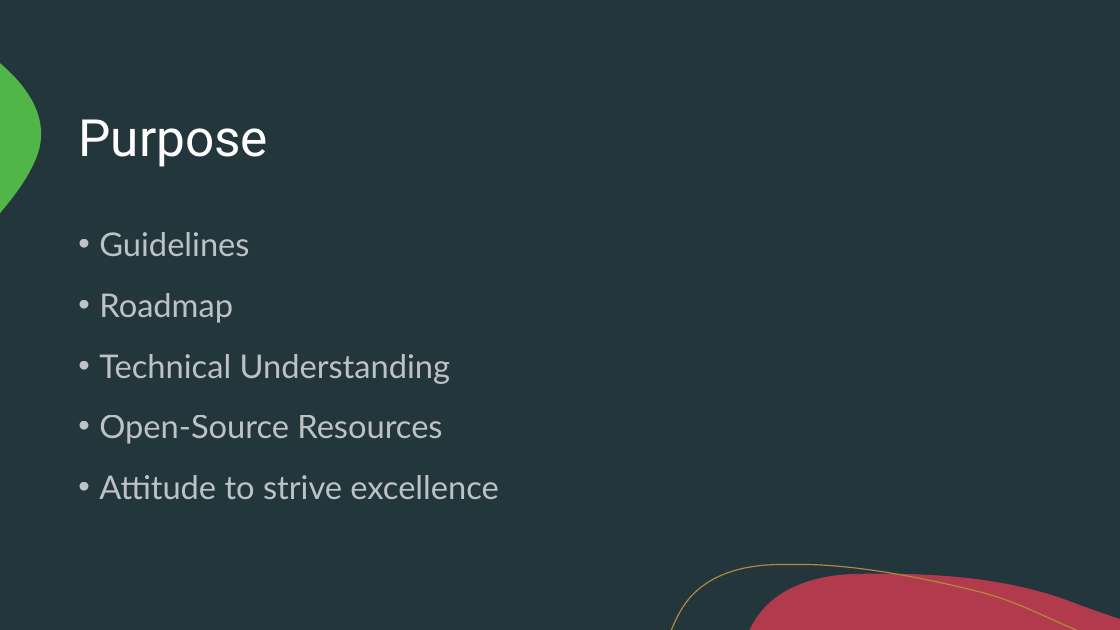
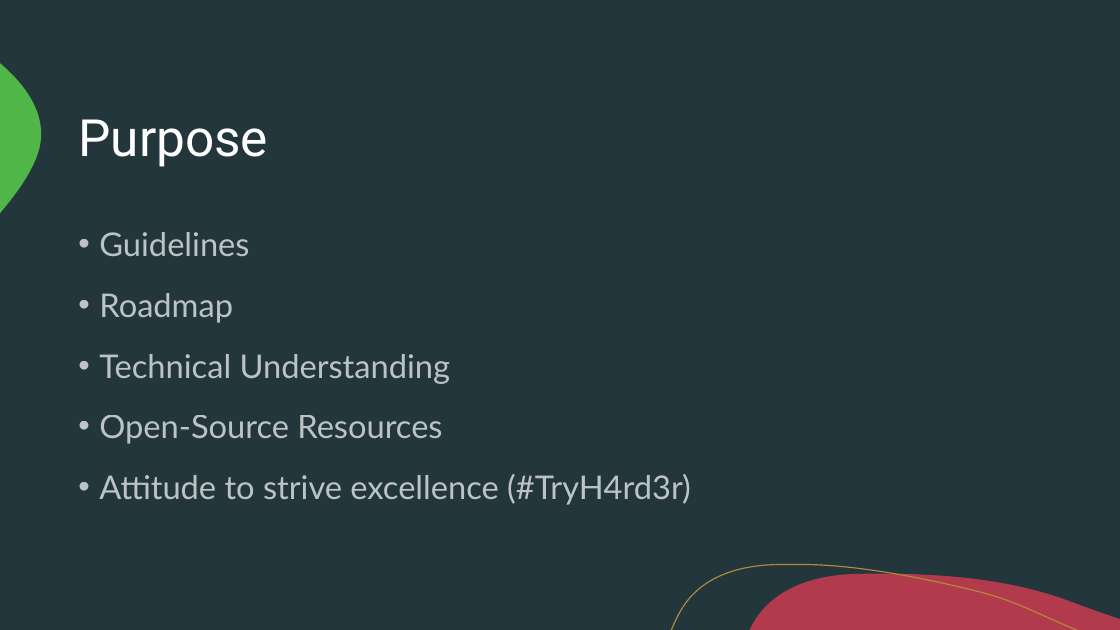
Before and after one commit to harshmodi008/owasp_vancouver, a slide deck: slide 3 of Cybersecurity.pptx. Drawn at 1120x630 pixels with LibreOffice and Linux fonts; fonts in the diff are those of the drawing. Boxes give left, top, right and bottom in pixels: in the first picture for what was removed or moved away, otherwise in the second. Text is boxed around its words. In the diff, an @@ line names an element or a change of style, - is before the commit and + after.

```diff
--- a/Cybersecurity.pptx
+++ b/Cybersecurity.pptx
@@ text at (x1=99, y1=474, x2=691, y2=505): text changed @@
-• Attitude to strive excellence
+• Attitude to strive excellence (#TryH4rd3r)
```
Also in this commit, not shown: 4 other slides changed.
